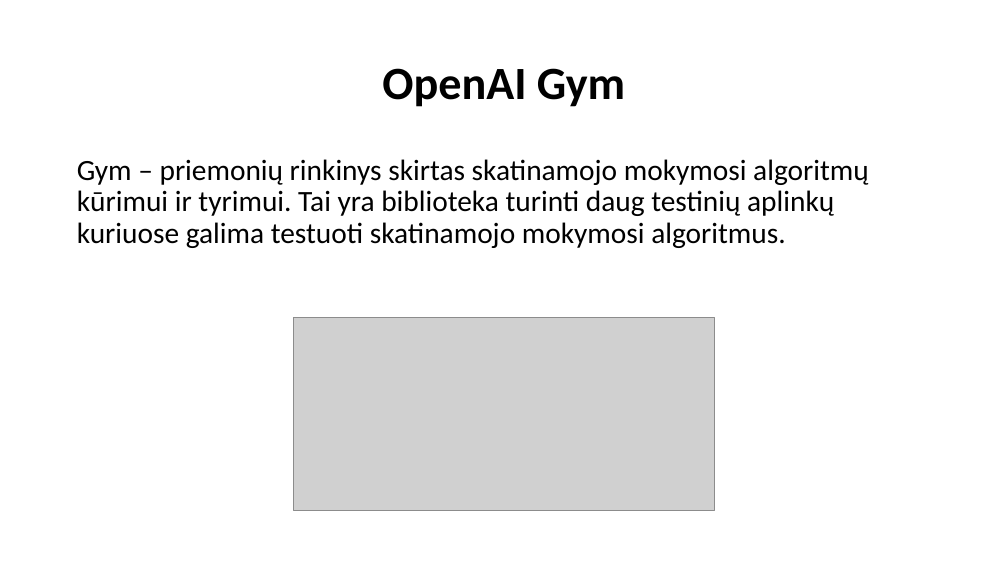
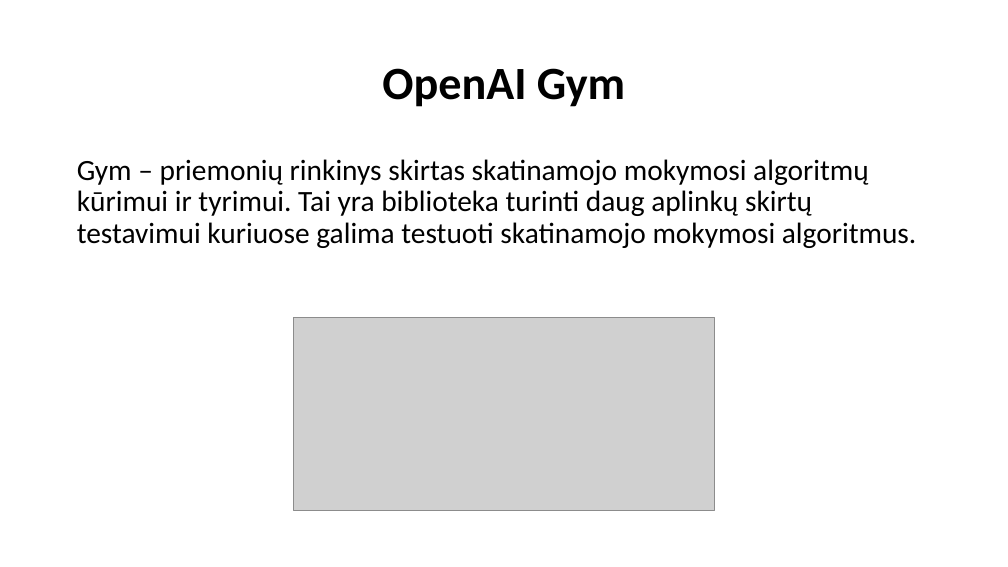
Before and after one commit to jokis125/kursinis, a slide deck: slide 6 of kursinis skaidres.pptx. Drawn at 1008x567 pixels with LibreOffice and Linux fonts; fonts in the diff are those of the drawing; grey boxes stand for pictures. Boxes give left, top, right and bottom in pixels: in the first picture for what was removed or moved away, otherwise in the second. Text is boxed around its words. In the diff, an @@ line names an element or a change of style, - is before the commit and + after.

```diff
--- a/kursinis skaidres.pptx
+++ b/kursinis skaidres.pptx
@@ text at (x1=77, y1=159, x2=916, y2=248): text changed @@
-Gym – priemonių rinkinys skirtas skatinamojo mokymosi algoritmų kūrimui ir tyrimui. Tai yra biblioteka turinti daug testinių aplinkų kuriuose galima testuoti skatinamojo mokymosi algoritmus.
+Gym – priemonių rinkinys skirtas skatinamojo mokymosi algoritmų kūrimui ir tyrimui. Tai yra biblioteka turinti daug aplinkų skirtų testavimui kuriuose galima testuoti skatinamojo mokymosi algoritmus.
```
Also in this commit, not shown: 1 other slide changed, 1 other file.
